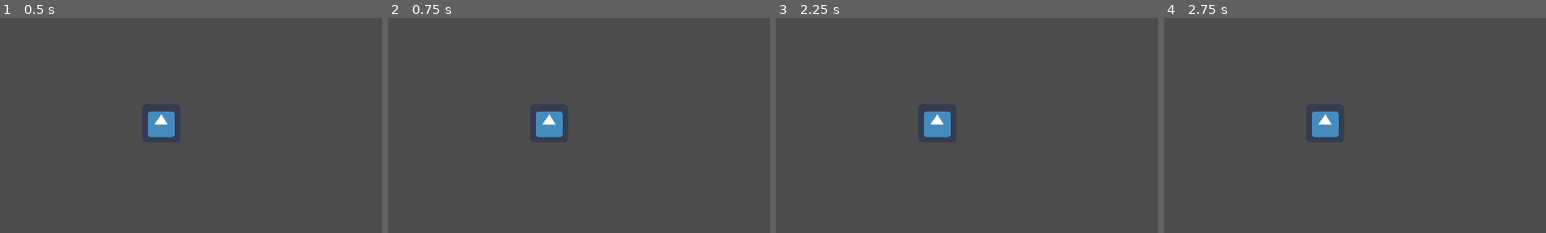
Above: before the commit, frames 1-4 (left to right).
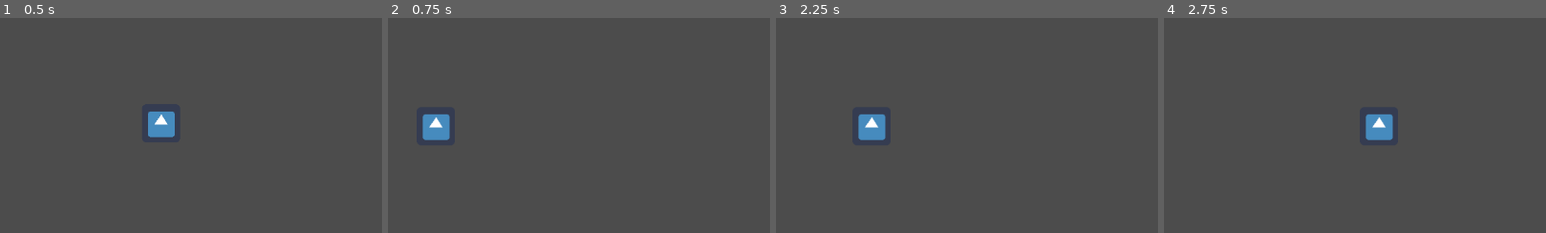
Above: after the commit, the same moments.

Repository: Onizik/Ludum_18.04
Game: Godot game, scene res://Scenes/Menu.tscn
Same seed, same stepped clock (60 frames per second), same inputs: the game is played once before the commit and once after it. The engine's default icon, where the game draws it, is replaced by a stand-in: a white triangle on a blue panel in a dark square.
Inputs (mouse positions are % of the whole screen's width and height, from its top left):
- Up to frame 1 (0.5 s): no input
- Up to frame 2 (0.75 s): click (49, 61) at 0.5 s
- Up to frame 3 (2.25 s): click (49, 61) at 1.27 s; tap Enter at 2 s; hold Right (ui_right) from 2.03 s (still down)
- Up to frame 4 (2.75 s): keep holding Right (ui_right)
The pictures show only the part of the screen within x 28-78%, y 37-87%; the shares and areas given below are measured in that part.

Frame 1 is identical in both runs. In frame 2, 1.7% of the frame differs, in the area x 9-46%, y 43-57%; in frame 3, 1.7%; in frame 4, 1.7%.

Commit message:
Add character

Diff:
--- /dev/null
+++ b/LD/Scenes/Character.tscn
@@ -0,0 +1,18 @@
+[gd_scene load_steps=4 format=2]
+
+[ext_resource path="res://icon.png" type="Texture" id=1]
+[ext_resource path="res://Scripts/Character.gd" type="Script" id=2]
+
+[sub_resource type="RectangleShape2D" id=1]
+extents = Vector2( 33.3793, 32.9743 )
+
+[node name="Character" type="Node2D"]
+script = ExtResource( 2 )
+
+[node name="Area2D" type="Area2D" parent="."]
+
+[node name="Sprite" type="Sprite" parent="Area2D"]
+texture = ExtResource( 1 )
+
+[node name="CollisionShape2D" type="CollisionShape2D" parent="Area2D"]
+shape = SubResource( 1 )
--- /dev/null
+++ b/LD/Scenes/Main.tscn
@@ -0,0 +1,8 @@
+[gd_scene load_steps=2 format=2]
+
+[ext_resource path="res://Scenes/Character.tscn" type="PackedScene" id=1]
+
+[node name="Node2D" type="Node2D"]
+
+[node name="Character" parent="." instance=ExtResource( 1 )]
+position = Vector2( 435.423, 446.775 )
--- a/LD/Scenes/Menu.tscn
+++ b/LD/Scenes/Menu.tscn
@@ -1,8 +1,10 @@
-[gd_scene load_steps=2 format=2]
+[gd_scene load_steps=3 format=2]
 
 [ext_resource path="res://icon.png" type="Texture" id=1]
+[ext_resource path="res://Scripts/Menu.gd" type="Script" id=2]
 
 [node name="Node2D" type="Node2D"]
+script = ExtResource( 2 )
 
 [node name="StartButton" type="TextureButton" parent="."]
 margin_left = 592.566
@@ -13,3 +15,4 @@
 __meta__ = {
 "_edit_use_anchors_": false
 }
+[connection signal="pressed" from="StartButton" to="." method="_on_StartButton_pressed"]
--- /dev/null
+++ b/LD/Scripts/Character.gd
@@ -0,0 +1,19 @@
+extends Node2D
+var speed = 400
+var screen_size
+
+
+
+# Called when the node enters the scene tree for the first time.
+func _ready():
+	screen_size = get_viewport_rect().size
+
+func _process(delta):
+	var direction = Vector2()
+	if Input.is_action_pressed("ui_left"):
+		direction.x -= 1
+	if Input.is_action_pressed("ui_right"):
+		direction.x += 1
+
+	position += direction.normalized() * delta * speed
+	position.x = clamp(position.x, 0, screen_size.x)
--- /dev/null
+++ b/LD/Scripts/Menu.gd
@@ -0,0 +1,20 @@
+extends Node2D
+
+
+# Declare member variables here. Examples:
+# var a = 2
+# var b = "text"
+
+
+# Called when the node enters the scene tree for the first time.
+func _ready():
+	pass # Replace with function body.
+
+
+# Called every frame. 'delta' is the elapsed time since the previous frame.
+#func _process(delta):
+#	pass
+
+
+func _on_StartButton_pressed():
+	get_tree().change_scene("res://Scenes/Main.tscn")
